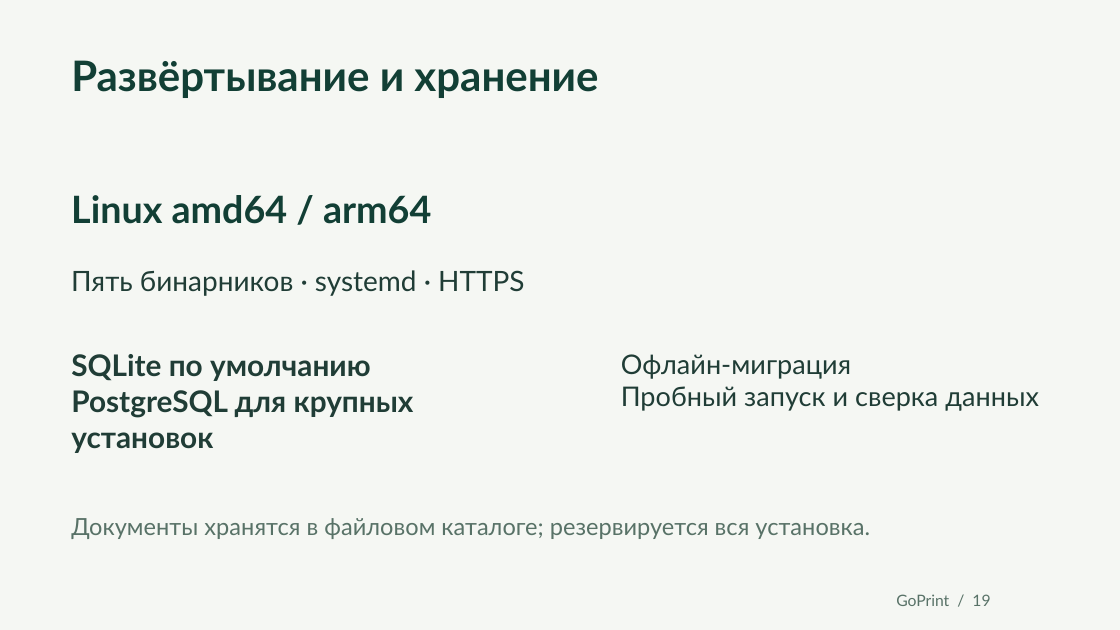
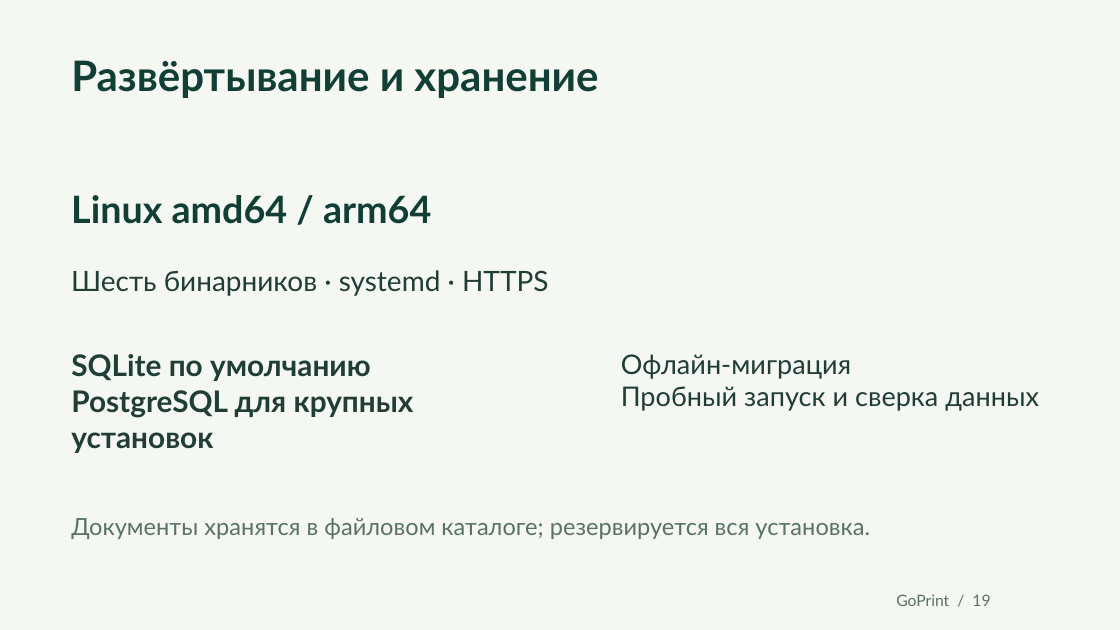
Before and after one commit to rkislov/goPrint, a slide deck: slide 19 of docs/presentation/GoPrint-Product.pptx. Drawn at 1120x630 pixels with LibreOffice and Linux fonts; fonts in the diff are those of the drawing. Boxes give left, top, right and bottom in pixels: in the first picture for what was removed or moved away, otherwise in the second. Text is boxed around its words. In the diff, an @@ line names an element or a change of style, - is before the commit and + after.

```diff
--- a/docs/presentation/GoPrint-Product.pptx
+++ b/docs/presentation/GoPrint-Product.pptx
@@ text at bbox=[71, 270, 548, 296]: text changed @@
-Пять бинарников · systemd · HTTPS
+Шесть бинарников · systemd · HTTPS
```
Also in this commit, not shown: 3 other slides changed, 1 slide added, 22 other files.
